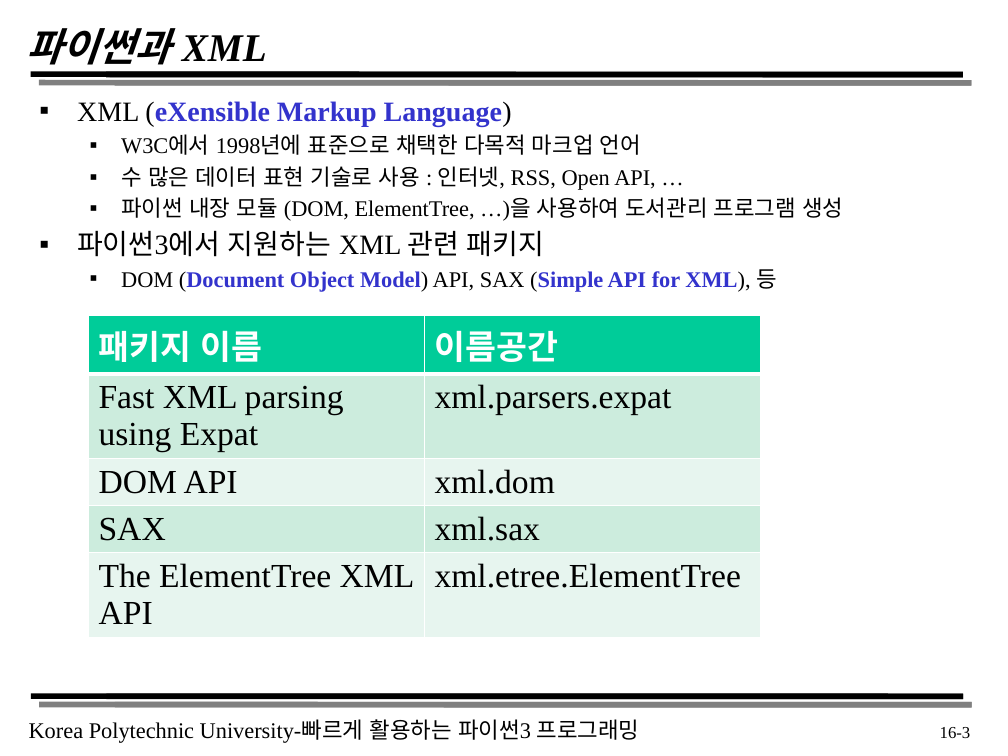
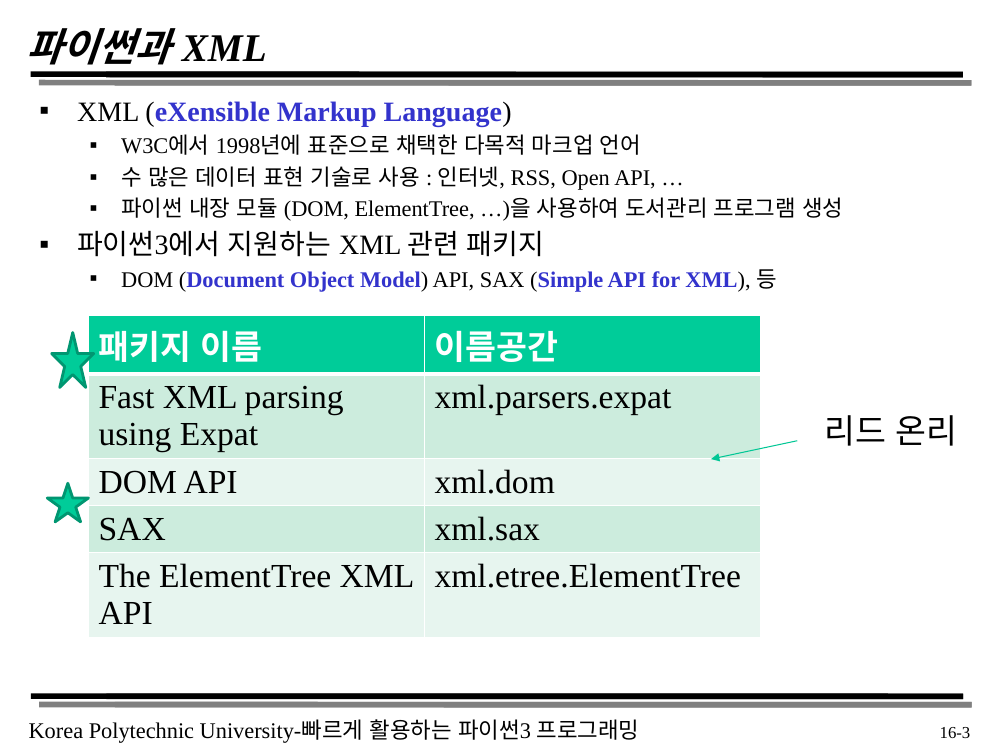
Before and after one commit to dw5450/3rd_grade_study, a slide deck: slide 3 of 스크립트언어/강의 자료/chapter16.pptx. Drawn at 1008x756 pixels with LibreOffice and Linux fonts; fonts in the diff are those of the drawing. Boxes give left, top, right and bottom in pixels: in the first picture for what was removed or moved away, otherwise in the second. Text is boxed around its words. In the diff, an @@ line names an element or a change of style, - is before the commit and + after.

```diff
--- a/스크립트언어/강의 자료/chapter16.pptx
+++ b/스크립트언어/강의 자료/chapter16.pptx
@@ star added at [51,333,94,388], fill #00CC99, outline #009771 2 pt @@
@@ text added at [825,415,958,446], 24 pt, text #000000 @@
+리드 온리
@@ arrow added from (797, 440) to (711, 459), #00C896 0.75 pt @@
@@ star added at [47,483,89,521], fill #00CC99, outline #009771 2 pt @@
```
Also in this commit, not shown: 3 other slides changed.
